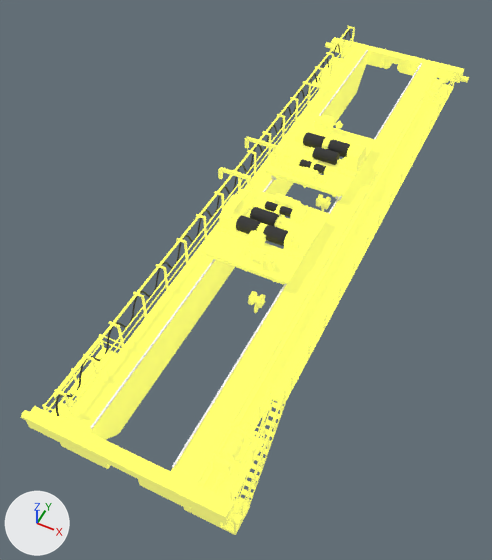
What one commit did to the glTF model public/models/c_171.glb.
Rendered twice from a camera (50 mm lens) standing at (10.8, -27.3, 32.0) and looking at (-1.5, -2.8, 1.3). Arrows for +X, +Y and +Z are at lower left; the lights stay in place. The picture after the commit comes second. Vertices at exactly the same position are counted once.

Objects in the first picture: '3_Bay_C_171_Body'.
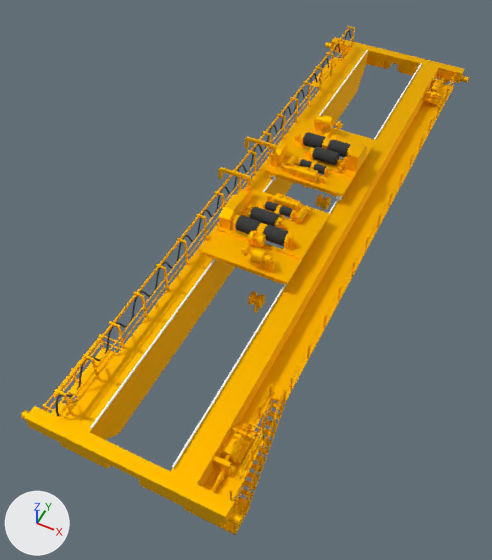
Pixel boxes [x1, y1, x2, y2] of what changed, in the pictures (492 x 560 px):
part 1 of me_mesh_016, recoloured (darker)
    both: [21, 26, 469, 535]

Diff of the bpy script that builds the scene:
```diff
--- a/public/models/c_171.glb.py
+++ b/public/models/c_171.glb.py
@@ mat_머티리얼_001 @@
+mat_머티리얼_001 = bpy.data.materials.new('머티리얼.001')
+# nodes: BsdfPrincipled, Mix, OutputMaterial, VertexColor
+# colours: yellow #ffc800, mixed with the vertex colours
@@ me_mesh_016 @@
 me_mesh_016.from_pydata(...)  # 11927 vertices, 22972 faces; spans x -5.5..5.6, y -17.7..19.6, z 0.0..7.5
 # used by ob_3_bay_c_171_body; location = (0.0, 0.0, 0.0)
+# me_mesh_016 part 1: all 15922 faces that had it switch from mat_15___default to mat_머티리얼_001
 me_mesh_016.materials.append(mat_08___default)
```
